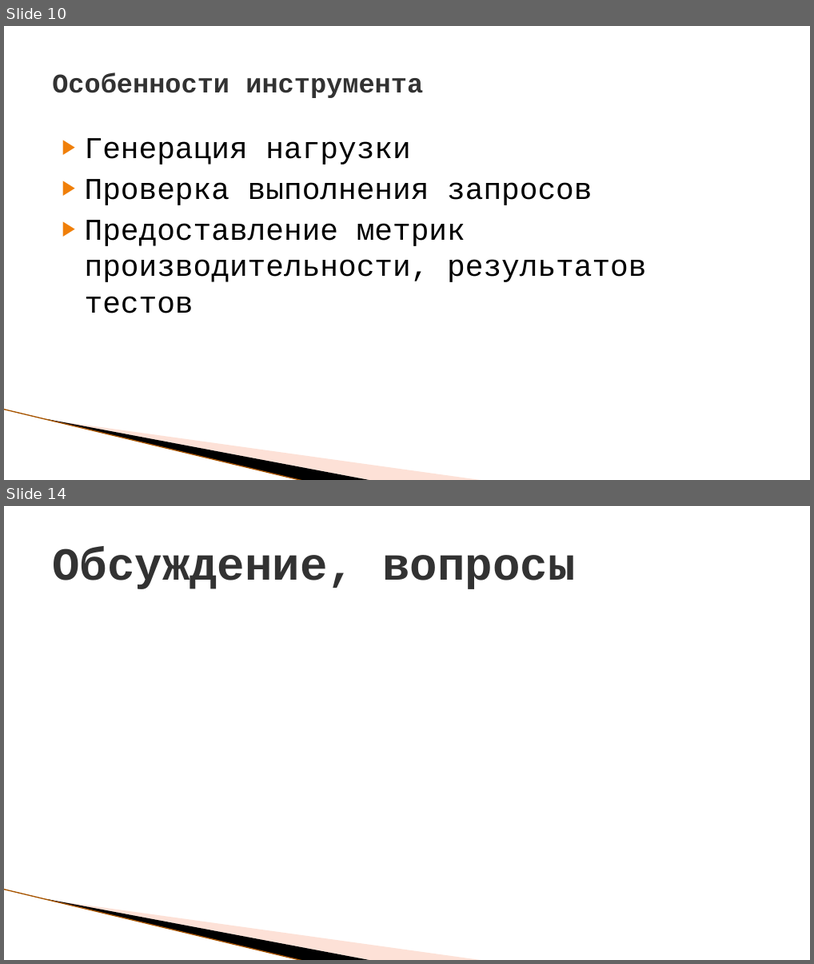
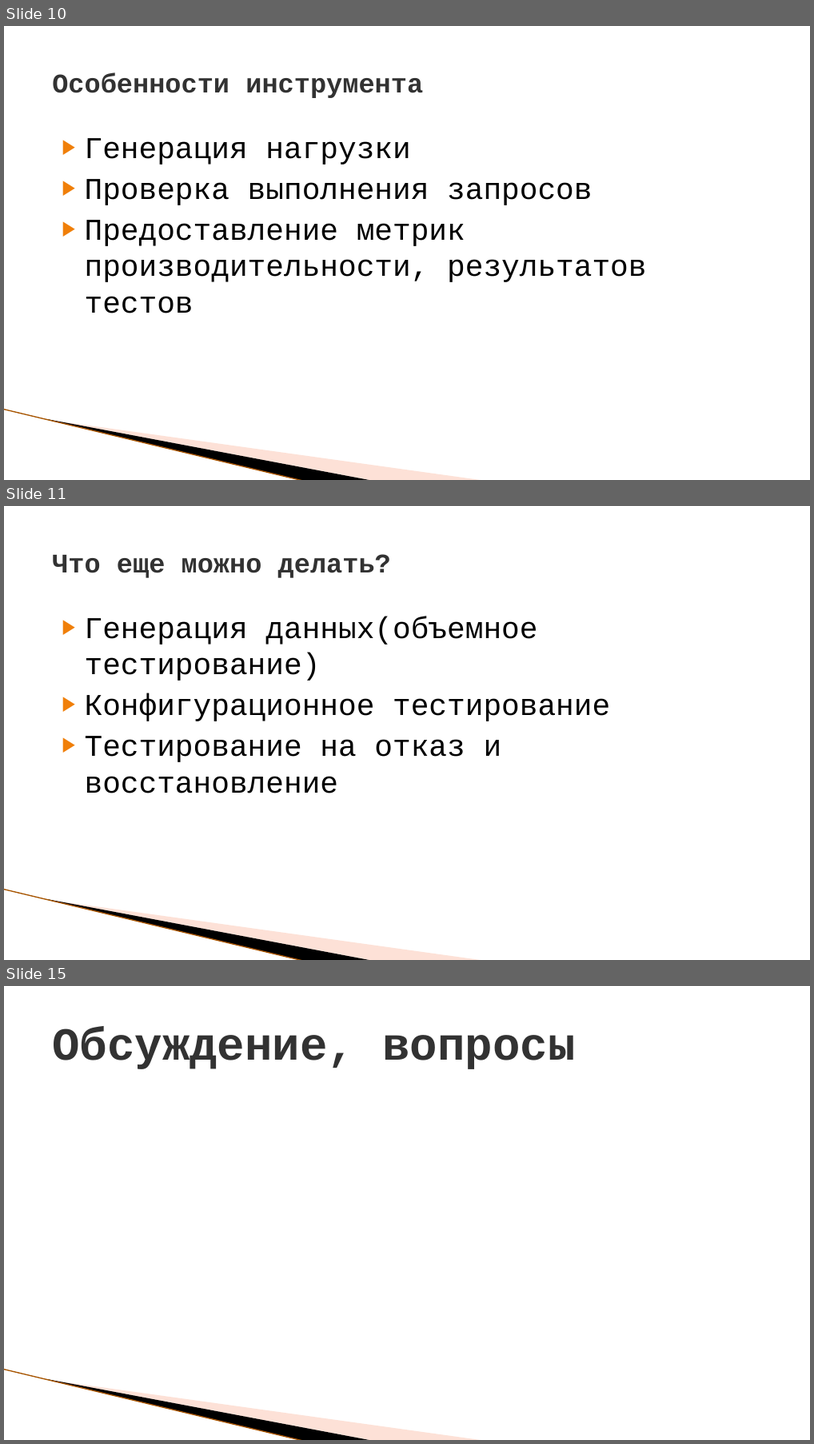
Before and after one commit to ProfitFx/HBLTWS, a slide deck: LoadTestStart.pptx. Shown one above the other, each under a label of ours: slides 10 and 14 before the commit, slides 10, 11 and 15 after it; the slides between them are not shown. The pictures are 814x964 and 814x1444 pixels, drawn with LibreOffice and Linux fonts; fonts in the diff are those of the drawing; background and template pictures are left out. Boxes give left, top, right and bottom in pixels: in the first picture for what was removed or moved away, otherwise in the second. Text is boxed around its words. In the diff, an @@ line names an element or a change of style, - is before the commit and + after.

```diff
--- a/LoadTestStart.pptx
+++ b/LoadTestStart.pptx
@@ slide 11 added at <box>4,506,810,960</box>, background #FFFFFF; not listed: 3 template elements that a slide beside it also shows @@
@@ title added at <box>52,554,391,578</box>, 24 pt, text #323232, bold @@
+Что еще можно делать?
@@ text added at <box>85,616,610,793</box>, 27 pt, text #000000 @@
+▶ Генерация данных(объемное тестирование)
+▶ Конфигурационное тестирование
+▶ Тестирование на отказ и восстановление
@@ what was slide 14 is now slide 15 @@
```
Also in this commit, not shown: 9 slides changed, 13 other files.
